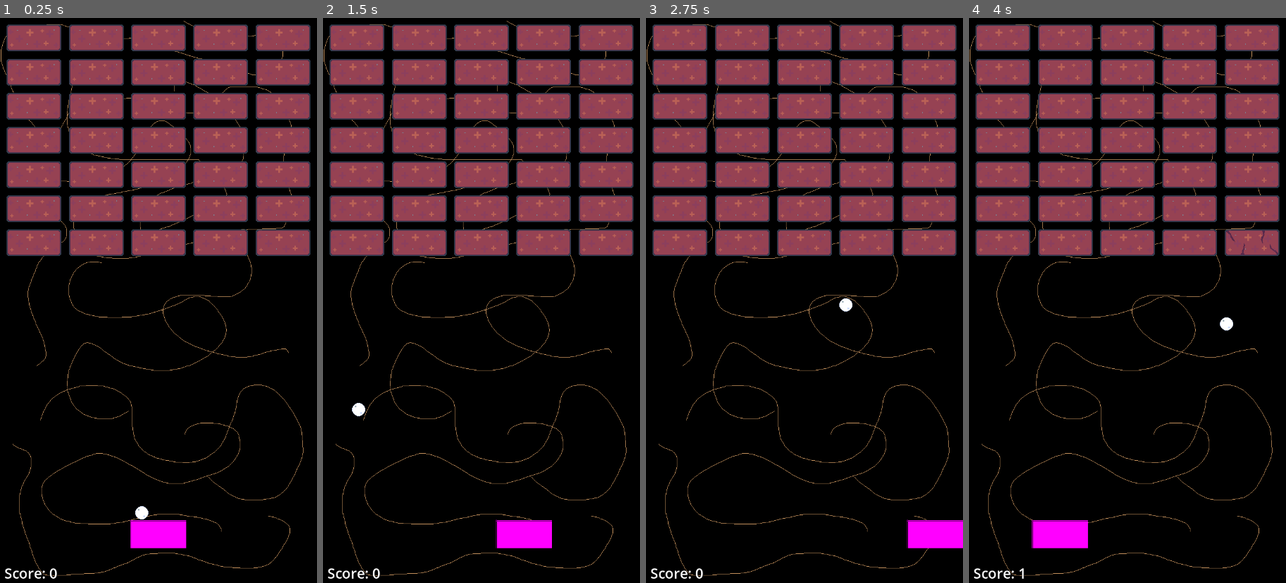
Above: before the commit, frames 1-4 (left to right).
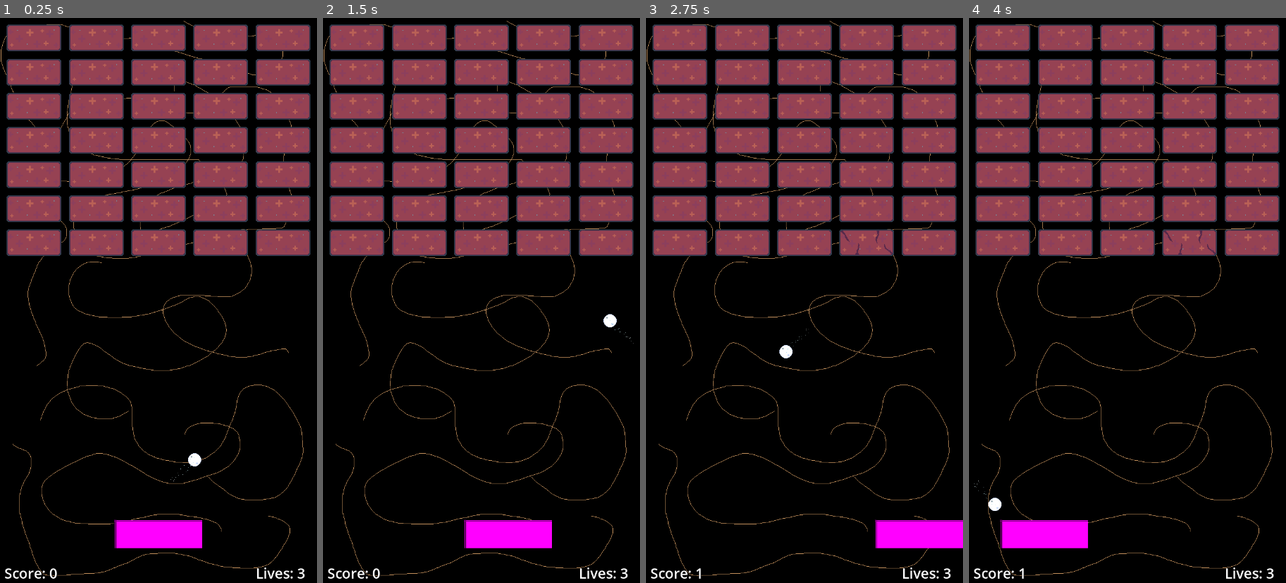
Above: after the commit, the same moments.

Repository: ant290/MoleBreaker
Game: Godot game, scene res://scenes/level.tscn
Same seed, same stepped clock (60 frames per second), same inputs: the game is played once before the commit and once after it.
Inputs:
- Up to frame 1 (0.25 s): no input
- Up to frame 2 (1.5 s): hold Right (ui_right) 0.53-1.28 s; hold Left (ui_left) from 1.28 s (still down)
- Up to frame 3 (2.75 s): release Left (ui_left) at 2.03 s; hold Right (ui_right) from 2.03 s (still down)
- Up to frame 4 (4 s): release Right (ui_right) at 3.53 s; hold Left (ui_left) from 3.53 s (still down)

The runs differ from the first frame. In frame 1, 0.8% of the frame differs, in the area x 36-97%, y 77-100%; in frame 2, 0.8%; in frame 3, 0.9%; in frame 4, 0.9%, in the area x 1-98%, y 37-100%.

Commit message:
Score and lives

Diff:
--- a/mole-breaker/project.godot
+++ b/mole-breaker/project.godot
@@ -15,6 +15,10 @@
 config/features=PackedStringArray("4.5", "Mobile")
 config/icon="res://icon.svg"
 
+[autoload]
+
+PlayerStats="*res://scripts/player_stats.gd"
+
 [display]
 
 window/size/viewport_width=720
@@ -25,6 +29,25 @@
 Brick=""
 Paddle=""
 
+[input]
+
+ui_left={
+"deadzone": 0.5,
+"events": [Object(InputEventKey,"resource_local_to_scene":false,"resource_name":"","device":0,"window_id":0,"alt_pressed":false,"shift_pressed":false,"ctrl_pressed":false,"meta_pressed":false,"pressed":false,"keycode":4194319,"physical_keycode":0,"key_label":0,"unicode":0,"location":0,"echo":false,"script":null)
+, Object(InputEventJoypadButton,"resource_local_to_scene":false,"resource_name":"","device":0,"button_index":13,"pressure":0.0,"pressed":false,"script":null)
+, Object(InputEventJoypadMotion,"resource_local_to_scene":false,"resource_name":"","device":0,"axis":0,"axis_value":-1.0,"script":null)
+, Object(InputEventKey,"resource_local_to_scene":false,"resource_name":"","device":-1,"window_id":0,"alt_pressed":false,"shift_pressed":false,"ctrl_pressed":false,"meta_pressed":false,"pressed":false,"keycode":0,"physical_keycode":65,"key_label":0,"unicode":97,"location":0,"echo":false,"script":null)
+]
+}
+ui_right={
+"deadzone": 0.5,
+"events": [Object(InputEventKey,"resource_local_to_scene":false,"resource_name":"","device":0,"window_id":0,"alt_pressed":false,"shift_pressed":false,"ctrl_pressed":false,"meta_pressed":false,"pressed":false,"keycode":4194321,"physical_keycode":0,"key_label":0,"unicode":0,"location":0,"echo":false,"script":null)
+, Object(InputEventJoypadButton,"resource_local_to_scene":false,"resource_name":"","device":0,"button_index":14,"pressure":0.0,"pressed":false,"script":null)
+, Object(InputEventJoypadMotion,"resource_local_to_scene":false,"resource_name":"","device":0,"axis":0,"axis_value":1.0,"script":null)
+, Object(InputEventKey,"resource_local_to_scene":false,"resource_name":"","device":-1,"window_id":0,"alt_pressed":false,"shift_pressed":false,"ctrl_pressed":false,"meta_pressed":false,"pressed":false,"keycode":0,"physical_keycode":68,"key_label":0,"unicode":100,"location":0,"echo":false,"script":null)
+]
+}
+
 [rendering]
 
 textures/canvas_textures/default_texture_filter=0
--- a/mole-breaker/scenes/ball.tscn
+++ b/mole-breaker/scenes/ball.tscn
@@ -1,10 +1,13 @@
-[gd_scene load_steps=4 format=3 uid="uid://c00uaxwxq1i2b"]
+[gd_scene load_steps=5 format=3 uid="uid://c00uaxwxq1i2b"]
 
 [ext_resource type="Script" uid="uid://b8qxt4jfq6i2f" path="res://scripts/ball.gd" id="1_7s4qf"]
 [ext_resource type="Texture2D" uid="uid://cbo5d6o4ucsu5" path="res://assets/SnowBall.png" id="2_cxlvu"]
 
 [sub_resource type="CircleShape2D" id="CircleShape2D_f7cbr"]
 radius = 16.0
+
+[sub_resource type="Gradient" id="Gradient_cxlvu"]
+colors = PackedColorArray(0.53362983, 0.8204804, 0.88068885, 1, 1, 1, 1, 1)
 
 [node name="Ball" type="CharacterBody2D"]
 script = ExtResource("1_7s4qf")
@@ -14,3 +17,12 @@
 
 [node name="CollisionShape2D" type="CollisionShape2D" parent="."]
 shape = SubResource("CircleShape2D_f7cbr")
+
+[node name="CPUParticles2D" type="CPUParticles2D" parent="."]
+amount = 20
+lifetime = 0.09999999999999999
+speed_scale = 0.5
+emission_shape = 1
+emission_sphere_radius = 9.0
+gravity = Vector2(0, 0)
+color_ramp = SubResource("Gradient_cxlvu")
--- a/mole-breaker/scenes/level.tscn
+++ b/mole-breaker/scenes/level.tscn
@@ -18,6 +18,9 @@
 outline_color = Color(0, 0, 0, 1)
 shadow_size = 3
 shadow_color = Color(0.043137256, 0.043137256, 0.043137256, 0.8117647)
+
+[sub_resource type="RectangleShape2D" id="RectangleShape2D_ppgk2"]
+size = Vector2(720, 11)
 
 [node name="Level" type="Node2D"]
 script = ExtResource("1_w8frs")
@@ -62,3 +65,25 @@
 grow_vertical = 0
 text = "Score: 100"
 label_settings = SubResource("LabelSettings_w8frs")
+
+[node name="LivesText" type="Label" parent="CanvasLayer"]
+anchors_preset = 3
+anchor_left = 1.0
+anchor_top = 1.0
+anchor_right = 1.0
+anchor_bottom = 1.0
+offset_left = -139.0
+offset_top = -45.0
+grow_horizontal = 0
+grow_vertical = 0
+text = "Lives: 4"
+label_settings = SubResource("LabelSettings_w8frs")
+
+[node name="CatchBucket" type="Area2D" parent="."]
+
+[node name="CollisionShape2D" type="CollisionShape2D" parent="CatchBucket"]
+position = Vector2(360, 1282)
+shape = SubResource("RectangleShape2D_ppgk2")
+
+[connection signal="body_entered" from="CatchBucket" to="Ball" method="_on_catch_bucket_body_entered"]
+[connection signal="body_entered" from="CatchBucket" to="CanvasLayer" method="_on_catch_bucket_body_entered"]
--- a/mole-breaker/scenes/paddle.tscn
+++ b/mole-breaker/scenes/paddle.tscn
@@ -5,17 +5,20 @@
 [sub_resource type="PlaceholderTexture2D" id="PlaceholderTexture2D_31swd"]
 size = Vector2(128, 64)
 
-[sub_resource type="CapsuleShape2D" id="CapsuleShape2D_3xiby"]
-radius = 32.0
-height = 128.0
+[sub_resource type="RectangleShape2D" id="RectangleShape2D_3xiby"]
+size = Vector2(42, 128.20522)
 
 [node name="Paddle" type="CharacterBody2D" groups=["Paddle"]]
 motion_mode = 1
+platform_on_leave = 2
 script = ExtResource("1_3xiby")
 
 [node name="Sprite2D" type="Sprite2D" parent="."]
+scale = Vector2(1.5600014, 1)
 texture = SubResource("PlaceholderTexture2D_31swd")
 
 [node name="CollisionShape2D" type="CollisionShape2D" parent="."]
+position = Vector2(3.4610575e-06, -11)
 rotation = 1.5707964
-shape = SubResource("CapsuleShape2D_3xiby")
+scale = Vector2(1, 1.559999)
+shape = SubResource("RectangleShape2D_3xiby")
--- a/mole-breaker/scripts/ball.gd
+++ b/mole-breaker/scripts/ball.gd
@@ -1,11 +1,12 @@
 extends CharacterBody2D
 
-const SPEED = 250
-var dir = Vector2.DOWN
+@export var base_speed = 250
+@export var bounce_multiplyer = 1.05
+
 var is_active = true
 
 func _ready() -> void:
-	velocity = Vector2(SPEED * -1, SPEED)
+	velocity = Vector2(base_speed * -1, base_speed)
 
 func _physics_process(delta: float) -> void:
 	if is_active:
@@ -17,7 +18,21 @@
 			if collision.get_collider().has_method("hit"):
 				collision.get_collider().hit()
 
+			velocity = velocity * bounce_multiplyer
+
 		if (velocity.y > 0 and velocity.y < 100):
-			velocity.y = -SPEED
+			velocity.y = -base_speed
 		if velocity.x == 0:
-			velocity.x = -SPEED
+			velocity.x = -base_speed
+
+func game_over ():
+	get_tree().reload_current_scene()
+	PlayerStats.lives = 4
+
+func _on_catch_bucket_body_entered(body: Node2D) -> void:
+	PlayerStats.lives -= 1
+	if PlayerStats.lives <= 0:
+		game_over()
+	else:
+		position = Vector2(384, 1059)
+		velocity = Vector2(base_speed, base_speed * -1)
--- a/mole-breaker/scripts/paddle.gd
+++ b/mole-breaker/scripts/paddle.gd
@@ -1,7 +1,7 @@
 extends CharacterBody2D
 
 
-const SPEED = 1000.0
+@export var base_speed = 1000.0
 
 
 func _physics_process(delta: float) -> void:
@@ -9,8 +9,8 @@
 	# As good practice, you should replace UI actions with custom gameplay actions.
 	var direction := Input.get_axis("ui_left", "ui_right")
 	if direction:
-		velocity.x = direction * SPEED
+		velocity.x = direction * base_speed
 	else:
-		velocity.x = move_toward(velocity.x, 0, SPEED)
+		velocity.x = move_toward(velocity.x, 0, base_speed)
 
-	move_and_slide()
+	move_and_collide(velocity * delta)
--- /dev/null
+++ b/mole-breaker/scripts/player_stats.gd
@@ -0,0 +1,13 @@
+extends Node
+
+var score : int = 0
+var lives: int = 4
+
+# Called when the node enters the scene tree for the first time.
+func _ready() -> void:
+	pass # Replace with function body.
+
+
+# Called every frame. 'delta' is the elapsed time since the previous frame.
+func _process(delta: float) -> void:
+	pass
--- a/mole-breaker/scripts/player_ui.gd
+++ b/mole-breaker/scripts/player_ui.gd
@@ -4,11 +4,12 @@
 @onready var score_text : Label = $ScoreText
 @export var score_text_prompt : String = "Score: "
 
+@onready var lives_text : Label = $LivesText
+@export var lives_text_prompt : String = "Lives: "
+
 @onready var level = get_parent()
 
 var current_level_bricks : Array = [BreakableBrick]
-
-var current_score : int = 0
 
 # Called when the node enters the scene tree for the first time.
 func _ready() -> void:
@@ -30,8 +31,11 @@
 	brick.OnHit.connect(_update_score)
 
 func _update_score (score : int) -> void:
-	current_score += score
+	PlayerStats.score += score
 	_set_score_label()
 
 func _set_score_label() -> void:
-	score_text.text = score_text_prompt + str(current_score)
+	score_text.text = score_text_prompt + str(PlayerStats.score)
+
+func _on_catch_bucket_body_entered(body: Node2D) -> void:
+	lives_text.text = lives_text_prompt + str(PlayerStats.lives)
Not shown: 1 places in mole-breaker/scenes/level.tscn that only renumber resources
Not shown, added: mole-breaker/scripts/player_stats.gd.uid
